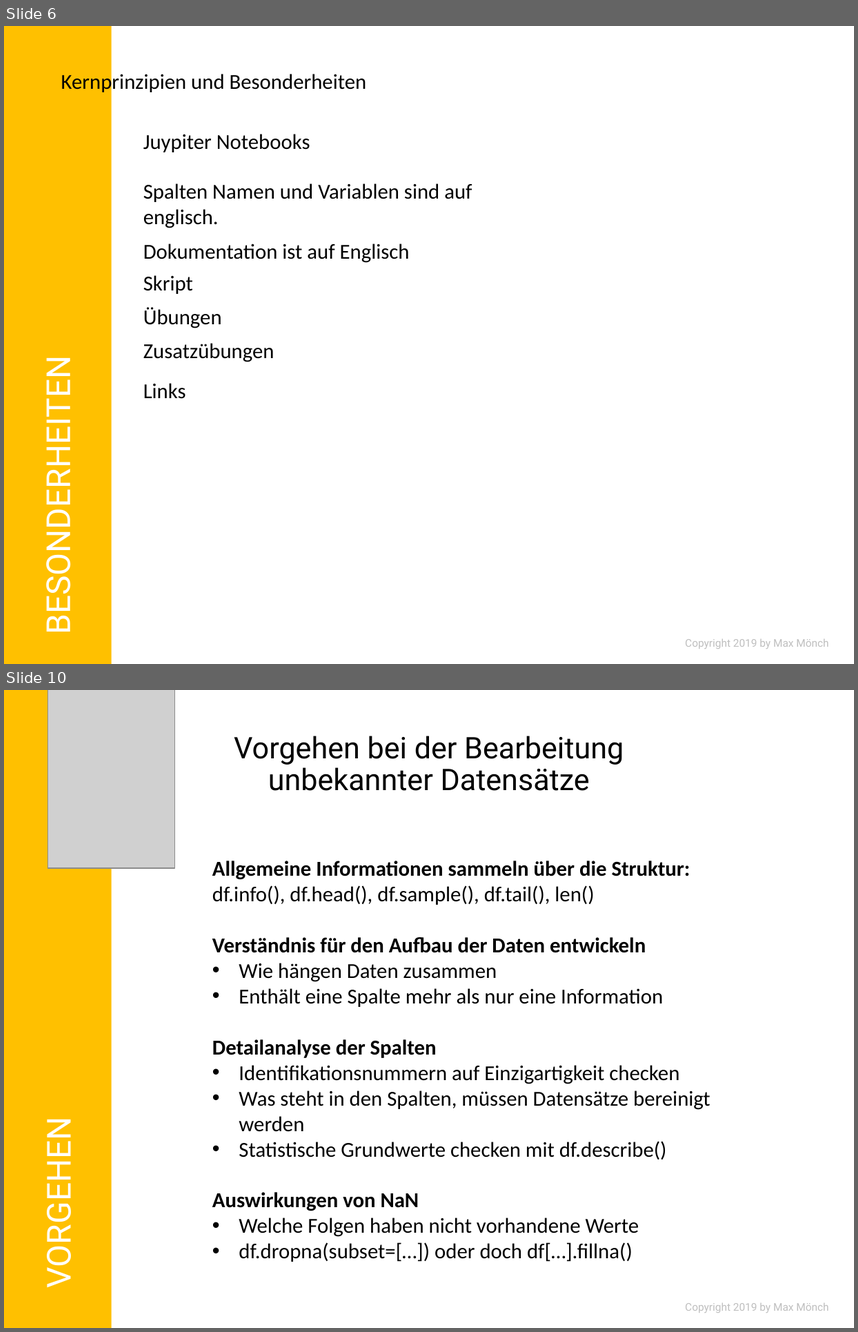
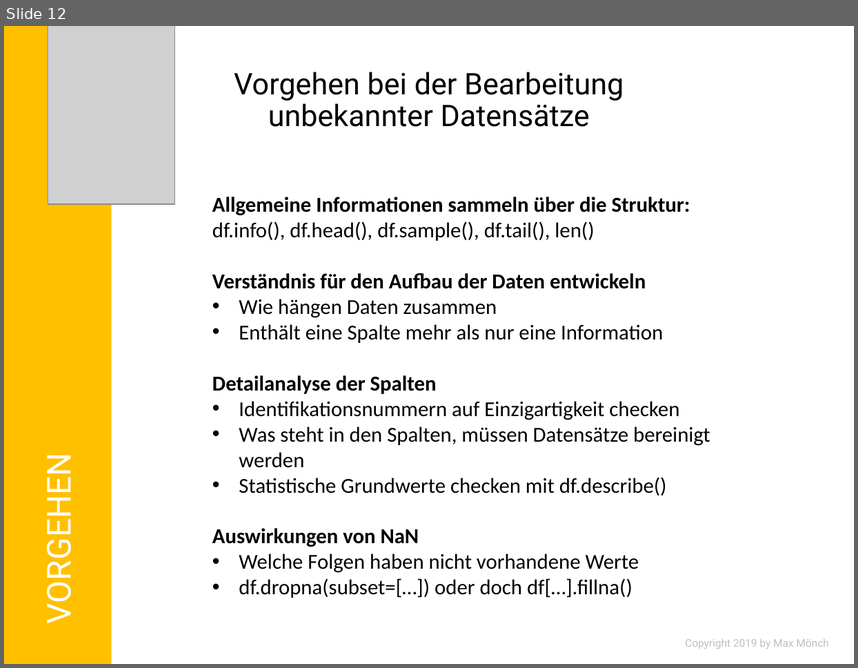
Before and after one commit to MonksterFX/pandas-basic, a slide deck: praesentation/pandas-basic.pptx. Shown one above the other, each under a label of ours: slides 6 and 10 before the commit, slide 12 after it; the slides between them are not shown. The pictures are 858x1332 and 858x668 pixels, drawn with LibreOffice and Linux fonts; fonts in the diff are those of the drawing; grey boxes stand for pictures; background and template pictures are left out. Boxes give left, top, right and bottom in pixels: in the first picture for what was removed or moved away, otherwise in the second. Text is boxed around its words. In the diff, an @@ line names an element or a change of style, - is before the commit and + after.

```diff
--- a/praesentation/pandas-basic.pptx
+++ b/praesentation/pandas-basic.pptx
@@ slide 6 removed at (4,26,854,664), background #FFFFFF @@
@@ rectangle removed at (4,26,111,664) @@
@@ text removed at (61,71,367,94) @@
-Kernprinzipien und Besonderheiten
@@ text removed at (143,134,310,152) @@
-Juypiter Notebooks
@@ text removed at (143,183,472,228) @@
-Spalten Namen und Variablen sind auf englisch.
@@ text removed at (143,243,410,263) @@
-Dokumentation ist auf Englisch
@@ text removed at (143,275,193,294) @@
-Skript
@@ text removed at (143,307,222,328) @@
-Übungen
@@ text removed at (143,343,274,362) @@
-Zusatzübungen
@@ text removed at (36,383,79,625) @@
-BESONDERHEITEN
@@ text removed at (143,383,186,399) @@
-Links
@@ text removed at (685,639,829,648) @@
-Copyright 2019 by Max Mönch
@@ what was slide 10 is now slide 12 @@
```
Also in this commit, not shown: 4 slides changed, 6 slides added, 3 other slides removed, 22 other files.
